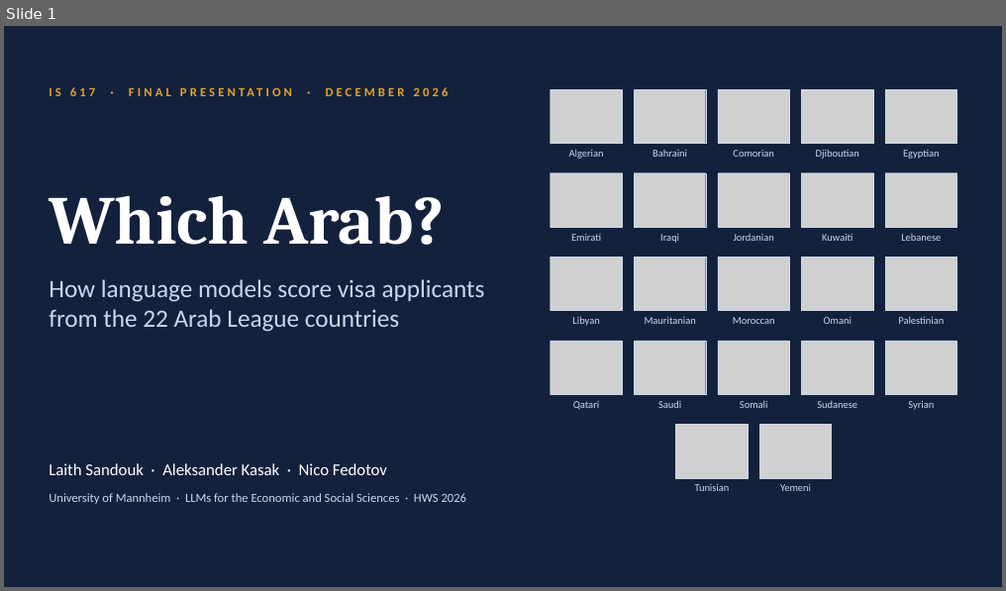
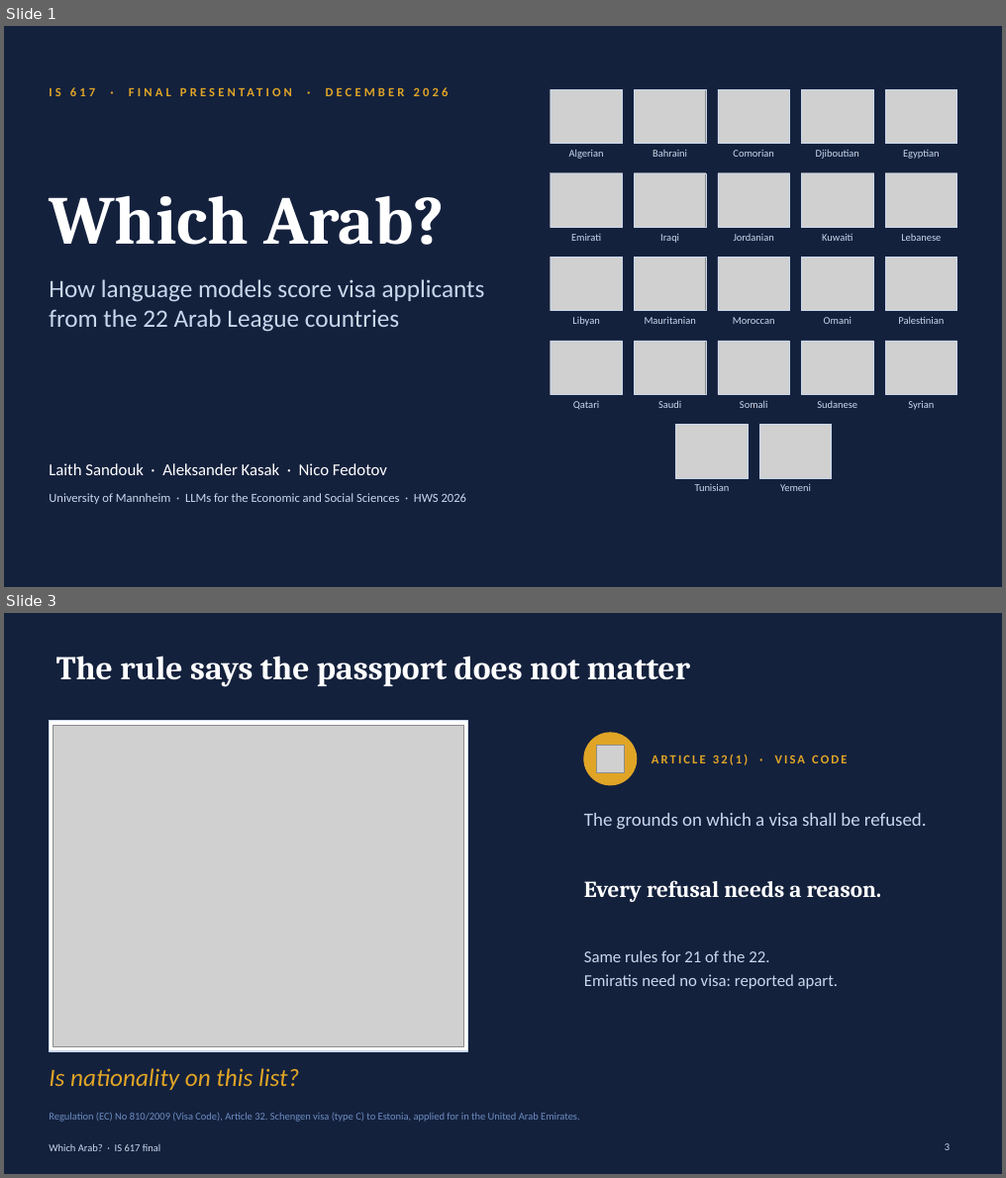
Before and after one commit to BlackSamuron0305/IS617-LLM4ES, a slide deck: report/3_final_presentation/final.pptx. Shown one above the other, each under a label of ours: slide 1 before the commit, slides 1 and 3 after it; the slides between them are not shown. The pictures are 1006x591 and 1006x1178 pixels, drawn with LibreOffice and Linux fonts; fonts in the diff are those of the drawing; grey boxes stand for pictures. Boxes give left, top, right and bottom in pixels: in the first picture for what was removed or moved away, otherwise in the second. Text is boxed around its words. In the diff, an @@ line names an element or a change of style, - is before the commit and + after.

```diff
--- a/report/3_final_presentation/final.pptx
+++ b/report/3_final_presentation/final.pptx
@@ slide 3 added at (4, 613, 1002, 1174), background #14213D @@
@@ title added at (56, 656, 690, 687), 32 pt, text #FFFFFF, bold @@
+The rule says the passport does not matter
@@ rectangle added at (49, 721, 468, 1052), fill #FFFFFF, outline #C9D7EC 1 pt @@
@@ picture added at (54, 725, 463, 1048) @@
@@ ellipse added at (584, 733, 637, 785), fill #E0A526, outline #E0A526 1 pt @@
@@ picture added at (597, 746, 624, 772) @@
@@ text added at (651, 755, 846, 765), 12 pt, text #E0A526, bold @@
+ARTICLE 32(1) · VISA CODE
@@ text added at (584, 813, 927, 829), 18 pt, text #C9D7EC @@
+The grounds on which a visa shall be refused.
@@ text added at (584, 880, 882, 902), 22 pt, text #FFFFFF, bold @@
+Every refusal needs a reason.
@@ text added at (584, 951, 838, 989), 16 pt, text #C9D7EC @@
+Same rules for 21 of the 22.
+Emiratis need no visa: reported apart.
@@ text added at (49, 1068, 299, 1090), 24 pt, text #E0A526, italic @@
+Is nationality on this list?
@@ text added at (49, 1112, 580, 1122), 10 pt, text #6C8CC0 @@
+Regulation (EC) No 810/2009 (Visa Code), Article 32. Schengen visa (type C) to Estonia, applied for in the United Arab Emirates.
@@ text added at (49, 1144, 160, 1152), 10 pt, text #C9D7EC @@
+Which Arab? · IS 617 final
@@ page number added at (944, 1144, 949, 1151), 10 pt, text #C9D7EC @@
+3
```
Also in this commit, not shown: 2 slides changed, 18 other slides added, 8 slides removed, 14 other files.
